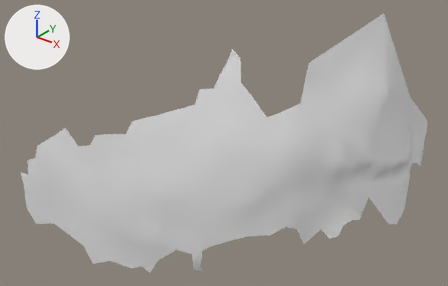
The OBJ model res/final/onecam_fullvolume/01/cleanedup/FullVolium.000595.obj, before and after one commit.
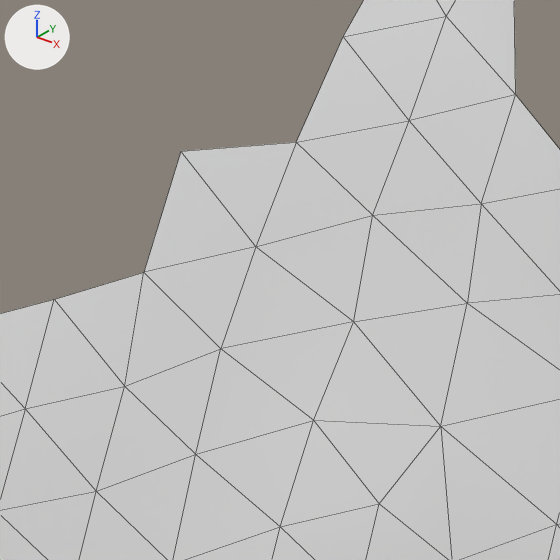
Each version is shown whole from a 50 mm camera at (619.1, -523.6, 811.1) aimed at (502.7, -378.0, 720.9), then close up on the part from 40% to 55% of the width and 25% to 49% of the height. Every picture has the same lights, and +X, +Y and +Z are marked at upper left. The close-ups show mesh edges as thin lines. Where no turn or scale is listed for an object, it has been applied to the vertices.

In view in the first close-up: 'FullVolium.000595'.
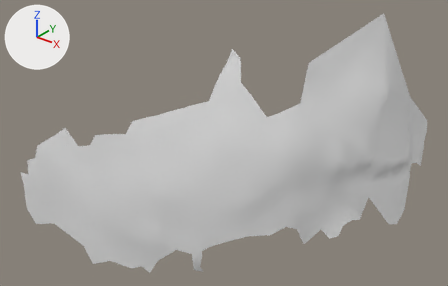
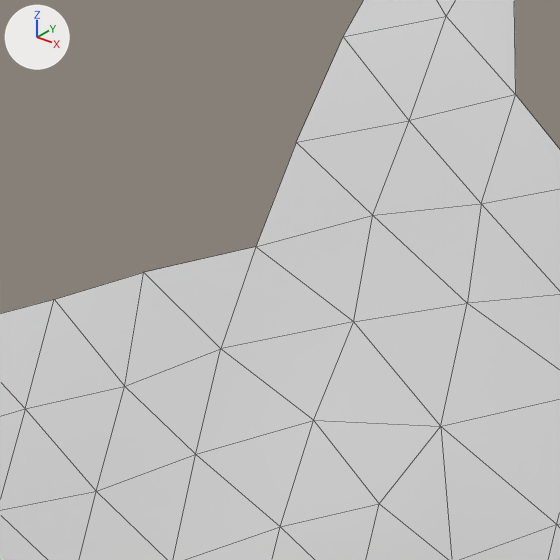
What differs and where, as boxes [x1, y1, x2, y2] in the close-ups (560 x 560 px):
part 1 of me_fullvolium_000595, deleted: before [144, 142, 296, 272]

The edits, one by one:
me_fullvolium_000595 has 437 vertices, 789 faces and spans x 462.5..555.1, y -430.6..-306.5, z 696.2..760.6.
me_fullvolium_000595 is used by ob_fullvolium_000595; location (0.0, 0.0, 0.0).
Verts and faces of me_fullvolium_000595; kept vertices keep their numbers, new ones are numbered from 437.
Before the commit, vertices of me_fullvolium_000595: 179 (516.5, -405.7, 751.5) at pixel (180, 151), 180 (519.1, -402.9, 751.6) at pixel (296, 142), 181 (519.1, -405.1, 748.5) at pixel (255, 246), 190 (516.6, -407.8, 747.8) at pixel (143, 272).
Part 1, on me_fullvolium_000595:
Vertices deleted: 179 (with the faces that use them).
